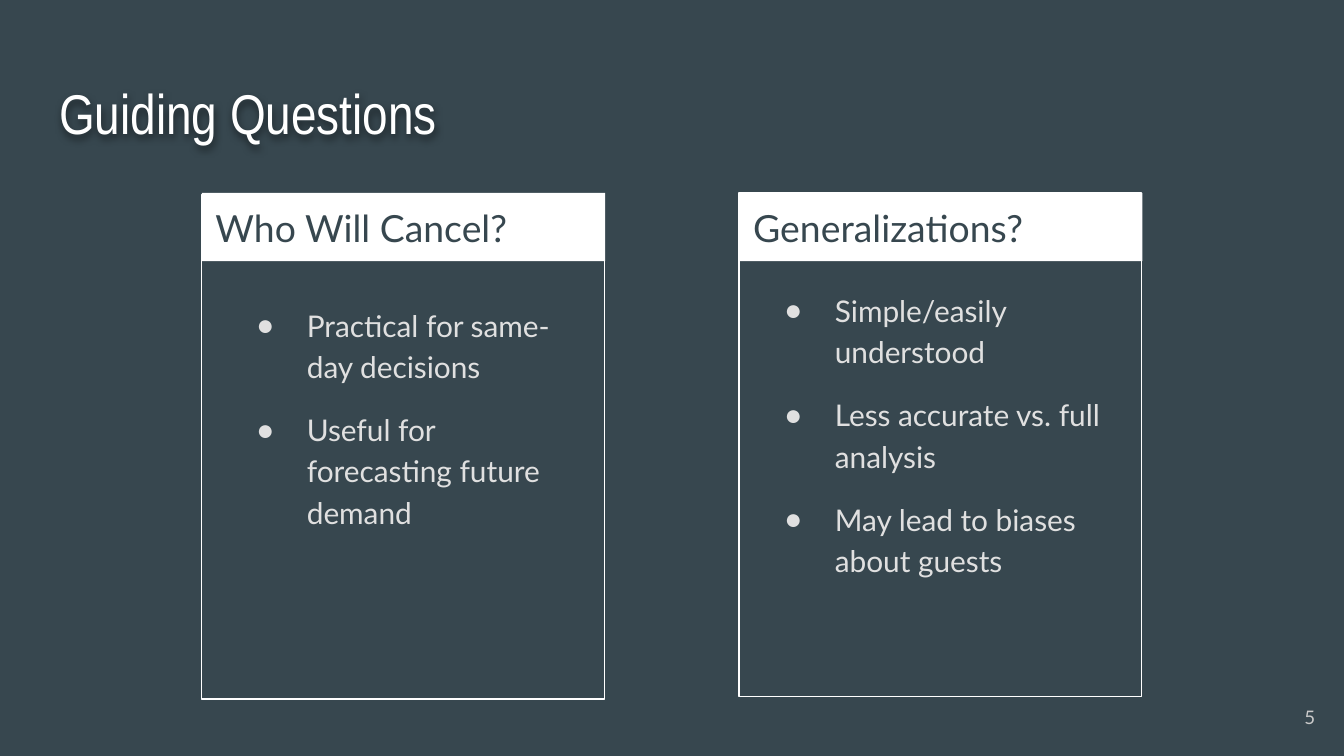
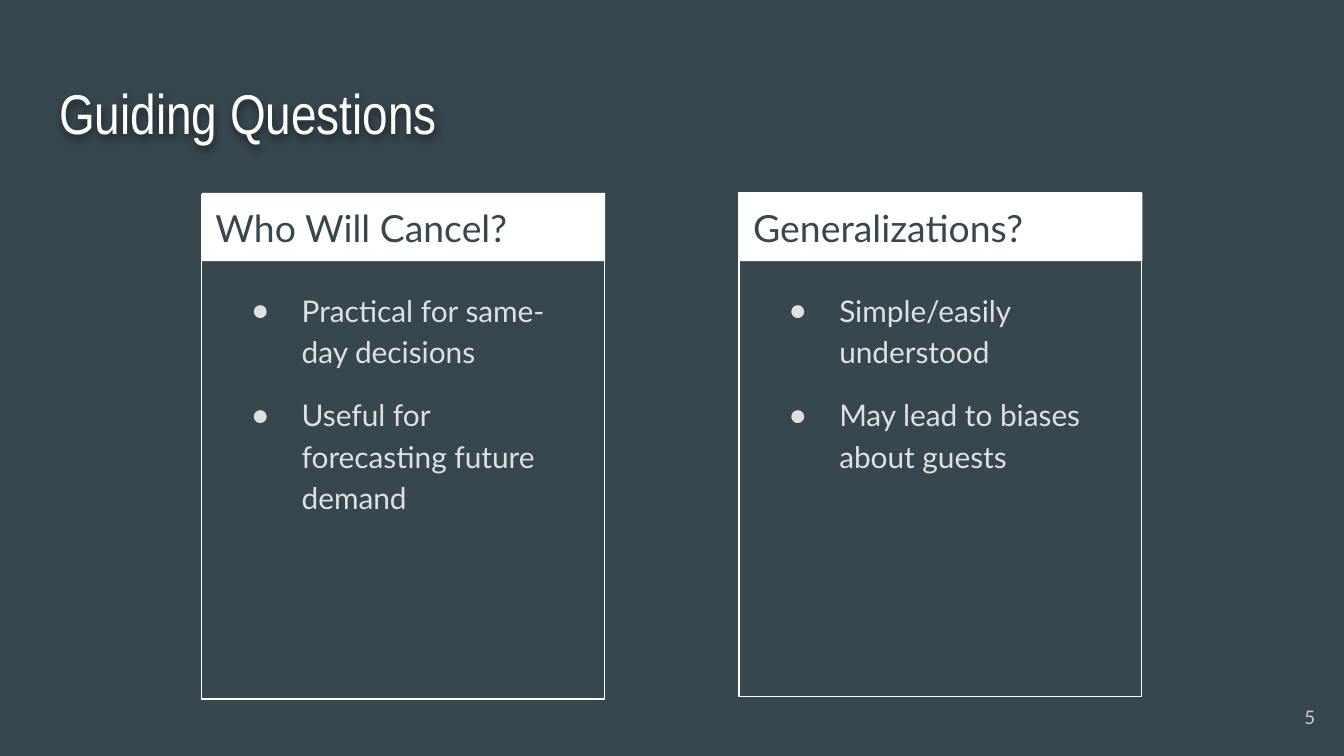
Before and after one commit to BenJMcCarty/Hotel_Cancel_Culture, a slide deck: slide 5 of Hotel_Cancel_Culture_Presentation.pptx. Drawn at 1344x756 pixels with LibreOffice and Linux fonts; fonts in the diff are those of the drawing. Boxes give left, top, right and bottom in pixels: in the first picture for what was removed or moved away, otherwise in the second. Text is boxed around its words. In the diff, an @@ line names an element or a change of style, - is before the commit and + after.

```diff
--- a/Hotel_Cancel_Culture_Presentation.pptx
+++ b/Hotel_Cancel_Culture_Presentation.pptx
@@ text "Practical for same-day decisions": place and size @@
-text "Practical for same-day decisions" at [307, 315, 550, 524]
+text "Practical for same-day decisions" at [302, 300, 545, 509]
@@ text at [835, 404, 1100, 473]: paragraph removed @@
-● Less accurate vs. full analysis
```
Also in this commit, not shown: 6 other slides changed, 1 slide added, 1 slide removed, 2 other files.
